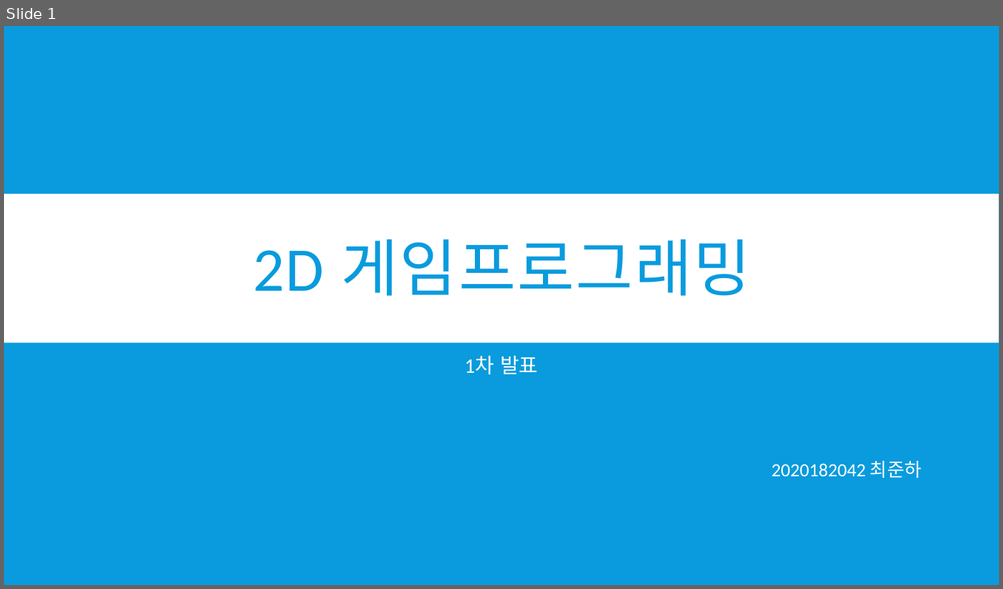
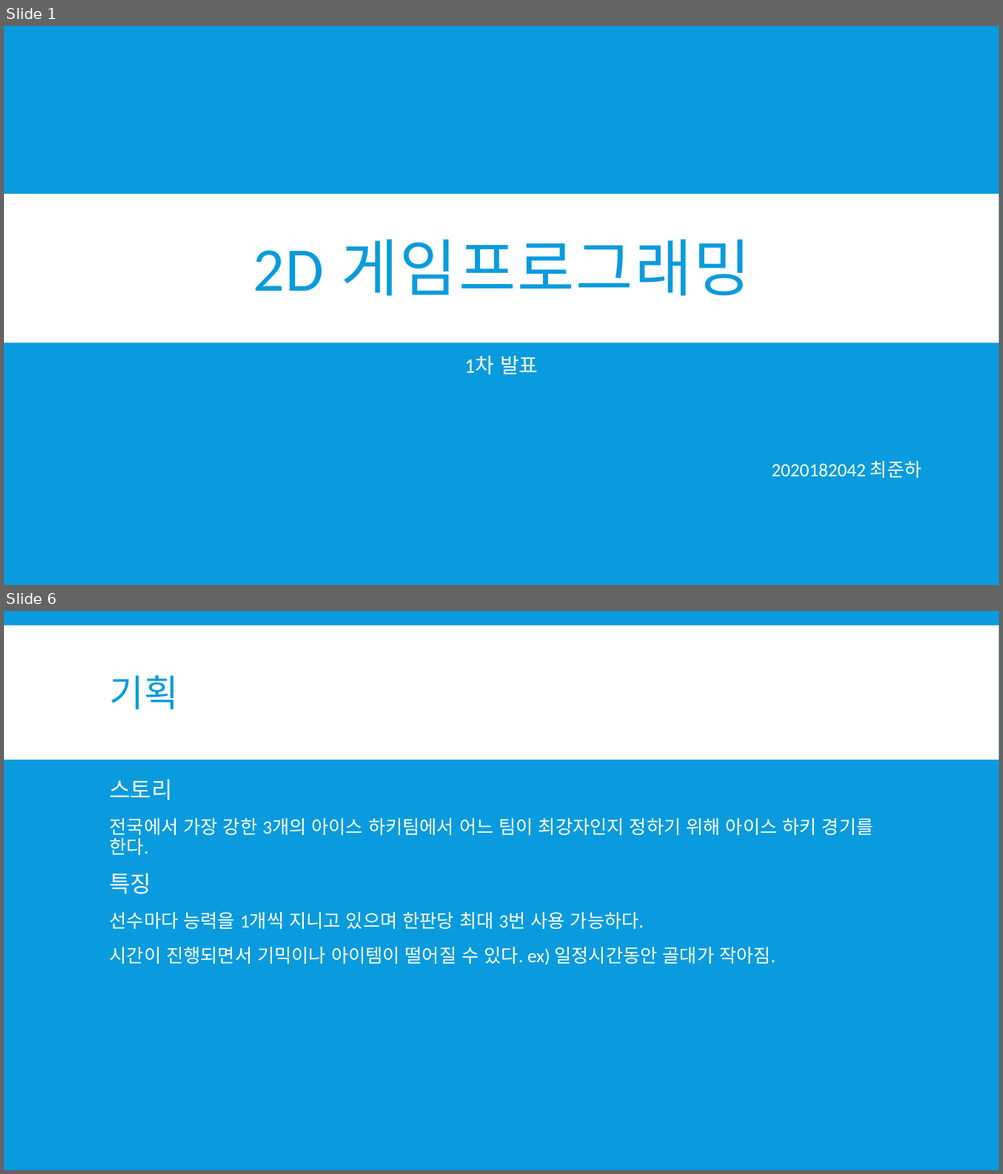
Before and after one commit to Tkadha/2dgp_project, a slide deck: 2D 게임프로그래밍 1차 발표자료.pptx. Shown one above the other, each under a label of ours: slide 1 before the commit, slides 1 and 6 after it; the slides between them are not shown. The pictures are 1003x589 and 1003x1174 pixels, drawn with LibreOffice and Linux fonts; fonts in the diff are those of the drawing. Boxes give left, top, right and bottom in pixels: in the first picture for what was removed or moved away, otherwise in the second. Text is boxed around its words. In the diff, an @@ line names an element or a change of style, - is before the commit and + after.

```diff
--- a/2D 게임프로그래밍 1차 발표자료.pptx
+++ b/2D 게임프로그래밍 1차 발표자료.pptx
@@ slide 6 added at <box>4,611,999,1170</box>, background #099BDD @@
@@ rectangle added at <box>4,625,999,760</box>, fill #FFFFFF @@
@@ title added at <box>110,675,179,709</box>, 36 pt, text #099BDD @@
+기획
@@ text added at <box>110,779,874,965</box>, 18 pt, text #FFFFFF @@
+스토리
+전국에서 가장 강한 3개의 아이스 하키팀에서 어느 팀이 최강자인지 정하기 위해 아이스 하키 경기를 한다.
+특징
+선수마다 능력을 1개씩 지니고 있으며 한판당 최대 3번 사용 가능하다.
+시간이 진행되면서 기믹이나 아이템이 떨어질 수 있다. ex) 일정시간동안 골대가 작아짐.
```
Also in this commit, not shown: 3 slides changed, 1 other slide added, 1 slide removed.
